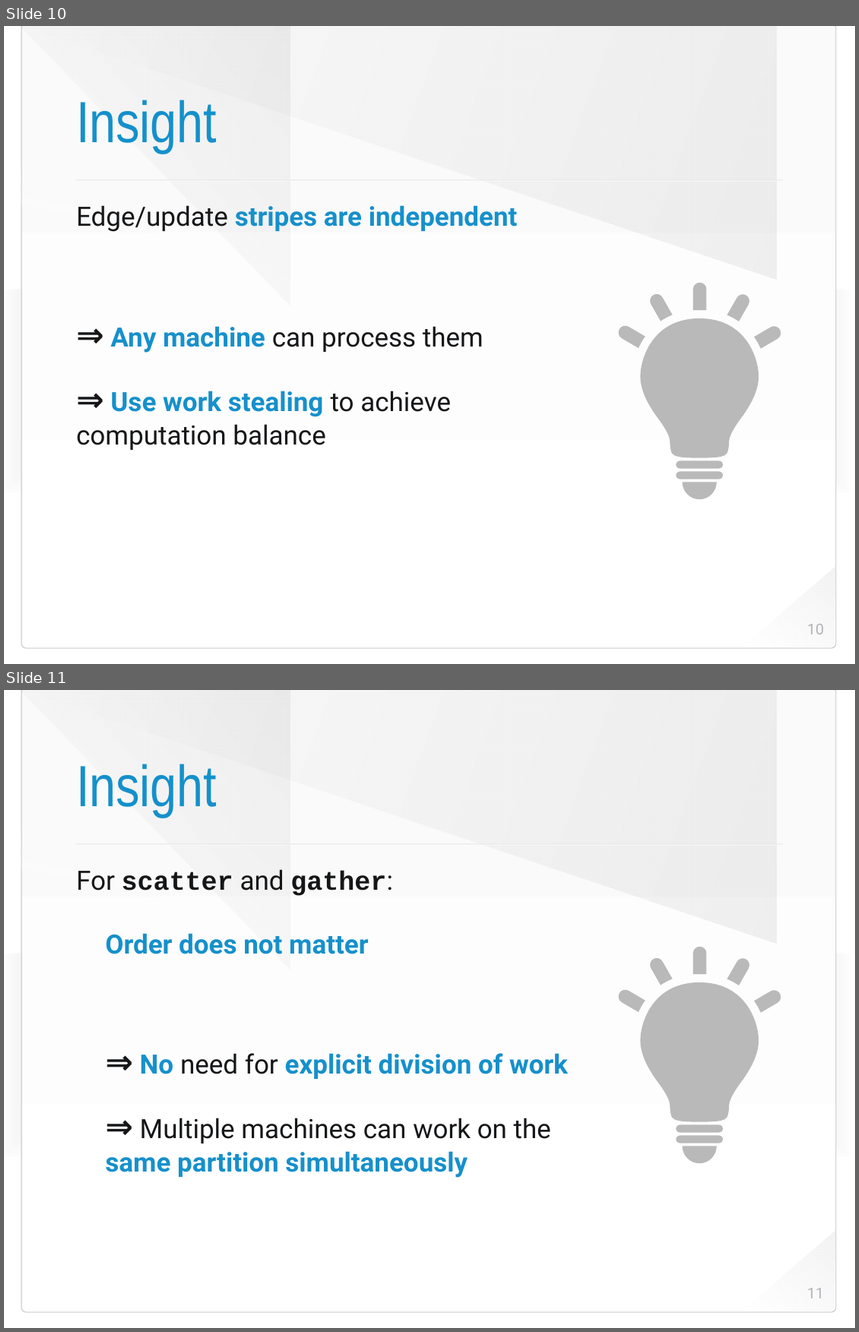
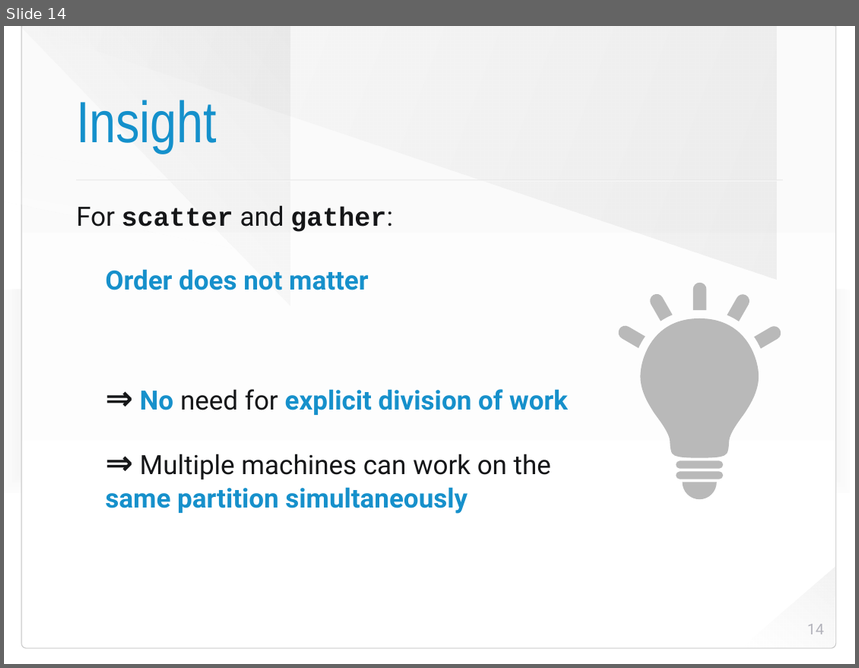
Before and after one commit to HaprianVlad/chaos, a slide deck: presentation.odp. Shown one above the other, each under a label of ours: slides 10 and 11 before the commit, slide 14 after it. The pictures are 859x1332 and 859x668 pixels, drawn with LibreOffice and Linux fonts; fonts in the diff are those of the drawing; background and template pictures are left out. Boxes give left, top, right and bottom in pixels: in the first picture for what was removed or moved away, otherwise in the second. Text is boxed around its words. In the diff, an @@ line names an element or a change of style, - is before the commit and + after.

```diff
--- a/presentation.odp
+++ b/presentation.odp
@@ slide 10 removed at (4, 26, 855, 664), background picture (left out); not listed: 8 template elements that a slide beside it also shows @@
@@ title removed at (76, 100, 217, 154) @@
-Insight
@@ text removed at (76, 205, 518, 450) @@
-Edge/update stripes are independent
-⇒ Any machine can process them
-⇒ Use work stealing to achieve computation balance
@@ freeform shape removed at (619, 283, 783, 499) @@
@@ page number removed at (807, 624, 824, 635) @@
-10
@@ what was slide 11 is now slide 14 @@
@@ page number at (807, 624, 824, 635): text changed @@
-11
+14
```
Also in this commit, not shown: 8 slides changed, 4 slides added, 2 other files.
